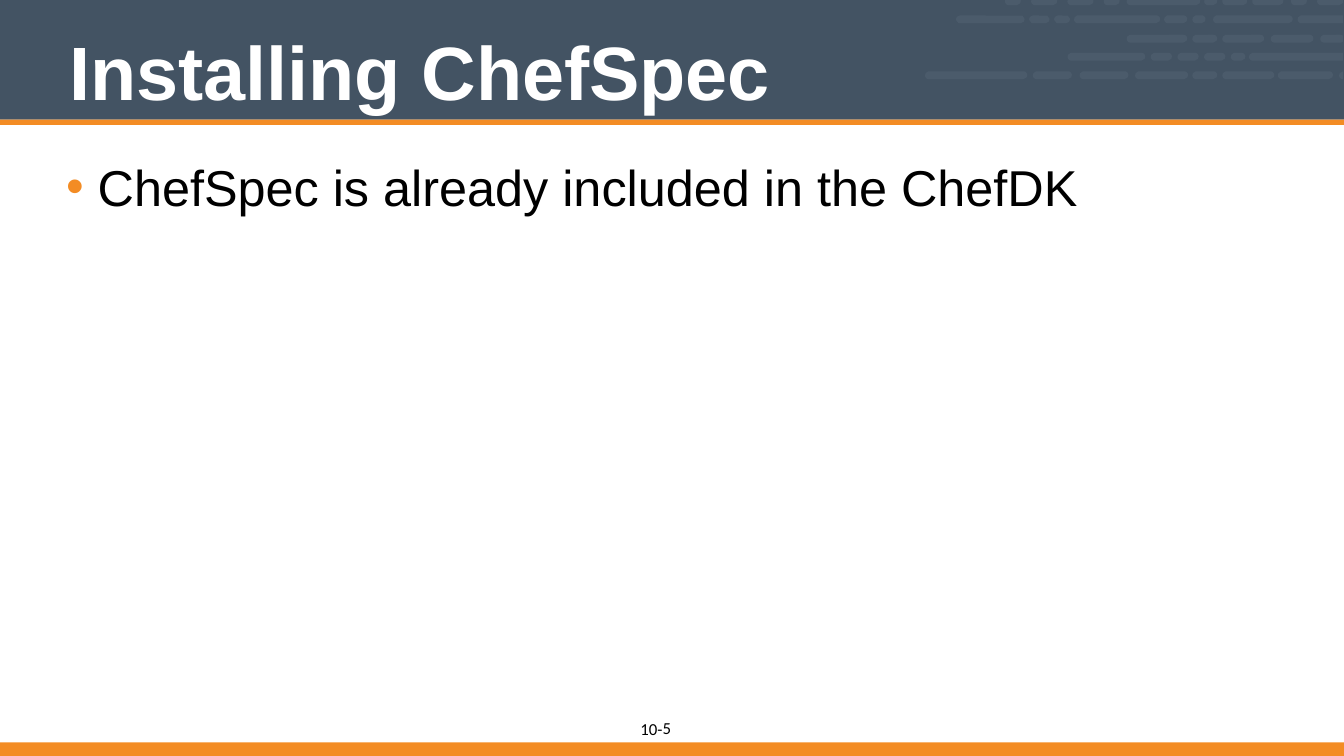
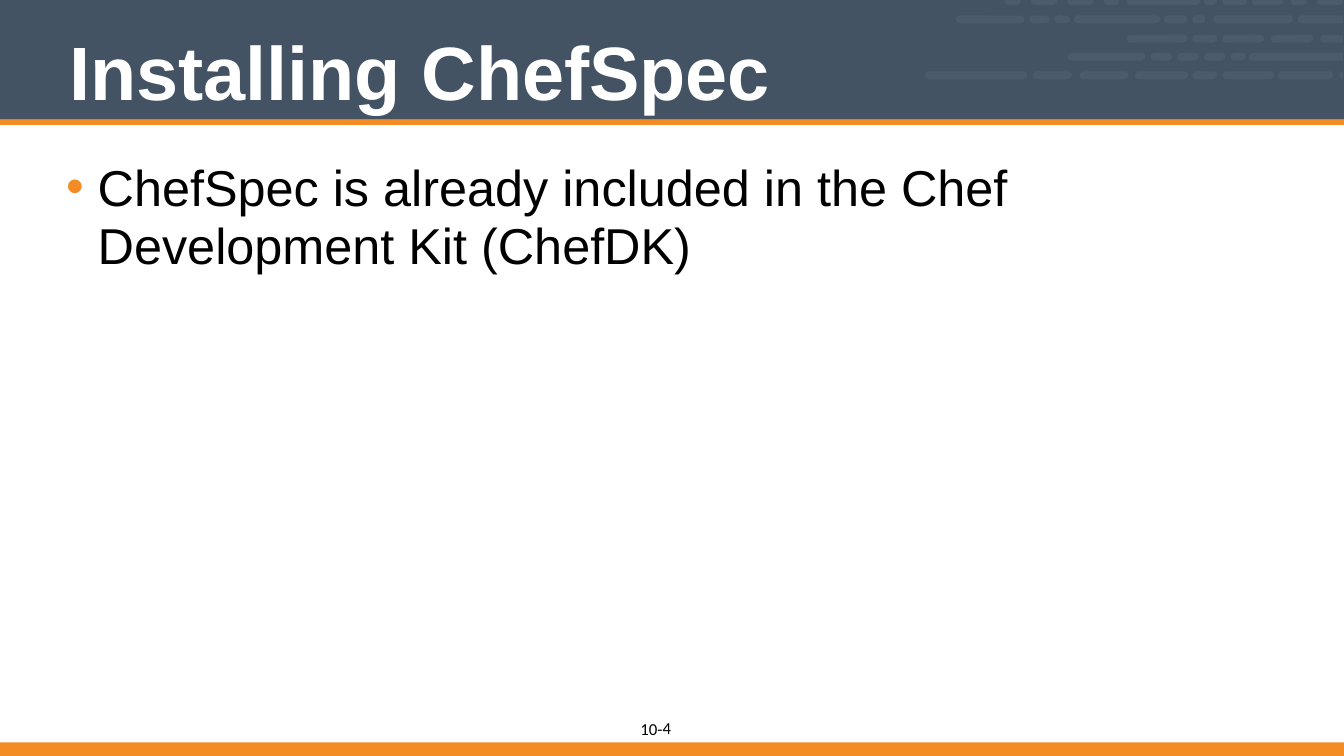
Before and after one commit to vinyar/chef-intermediate, a slide deck: slide 4 of 10-introduction_to_chefspec.pptx (slide 5 before the commit). Drawn at 1344x756 pixels with LibreOffice and Linux fonts; fonts in the diff are those of the drawing. Boxes give left, top, right and bottom in pixels: in the first picture for what was removed or moved away, otherwise in the second. Text is boxed around its words. In the diff, an @@ line names an element or a change of style, - is before the commit and + after.

Commit message:
Reworked the Introduction to Chefspec Portion
* Too often when teaching the material the source code in this section was far too small to read. So I opted to break out the explanation of the components of the spec across multiple slides to make it read better at poorer resolutions.

* Re-ordered a number of slides. To put the creation of the spec_helper file after creation of the spec directory and then continue on creating the paths. This is something that I tried the other way and decided that making all the paths and then editing the files did not feel right.

* Adopted the pattern of using the `spec/unit/recipes` folder because that is the path is generated when using `chef generate recipe ...`.

```diff
--- a/10-introduction_to_chefspec.pptx
+++ b/10-introduction_to_chefspec.pptx
@@ text at (x1=98, y1=169, x2=1007, y2=274): text changed @@
-• ChefSpec is already included in the ChefDK
+• ChefSpec is already included in the Chef Development Kit (ChefDK)
@@ page number at (x1=663, y1=723, x2=671, y2=734): text changed @@
-5
+4
```
Also in this commit, not shown: 12 other slides changed, 5 slides added, 1 slide removed.
